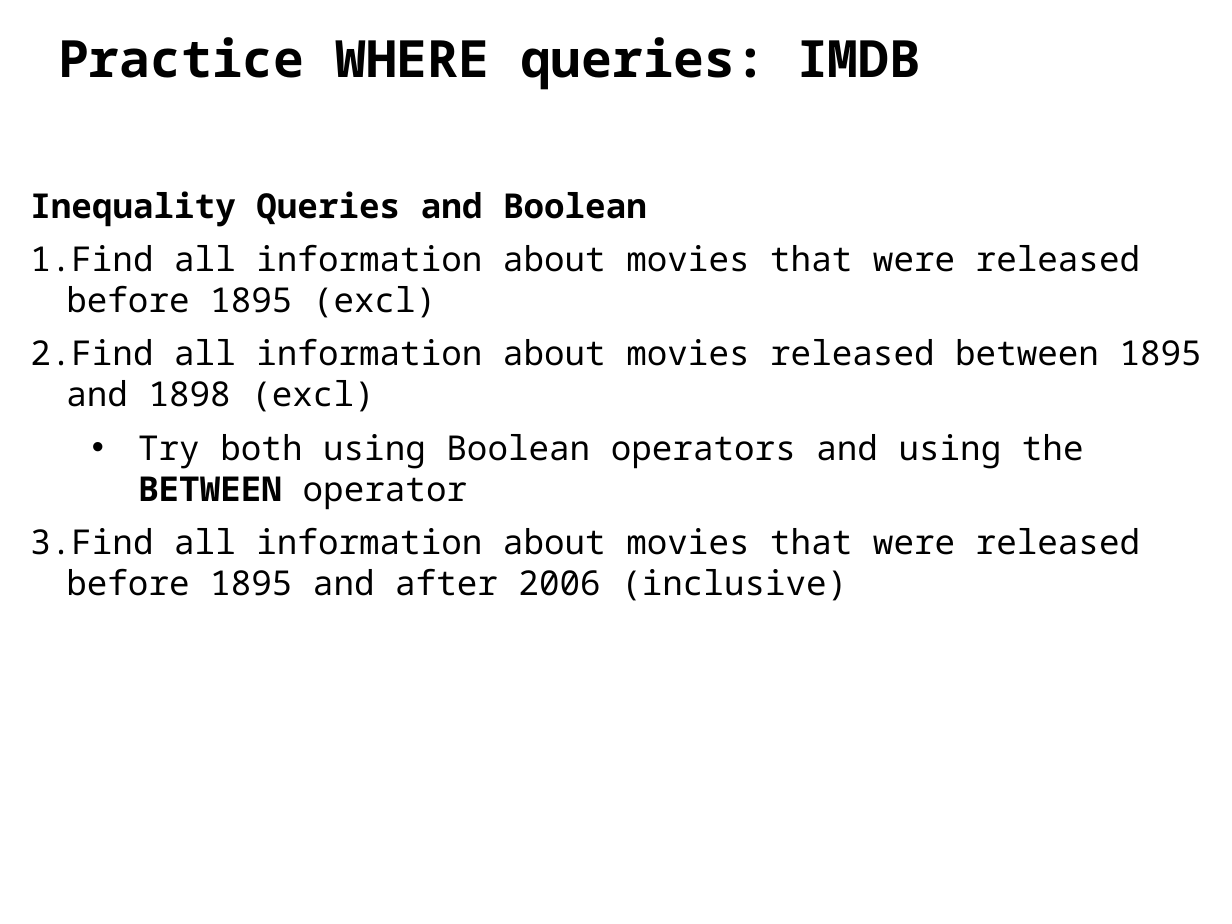
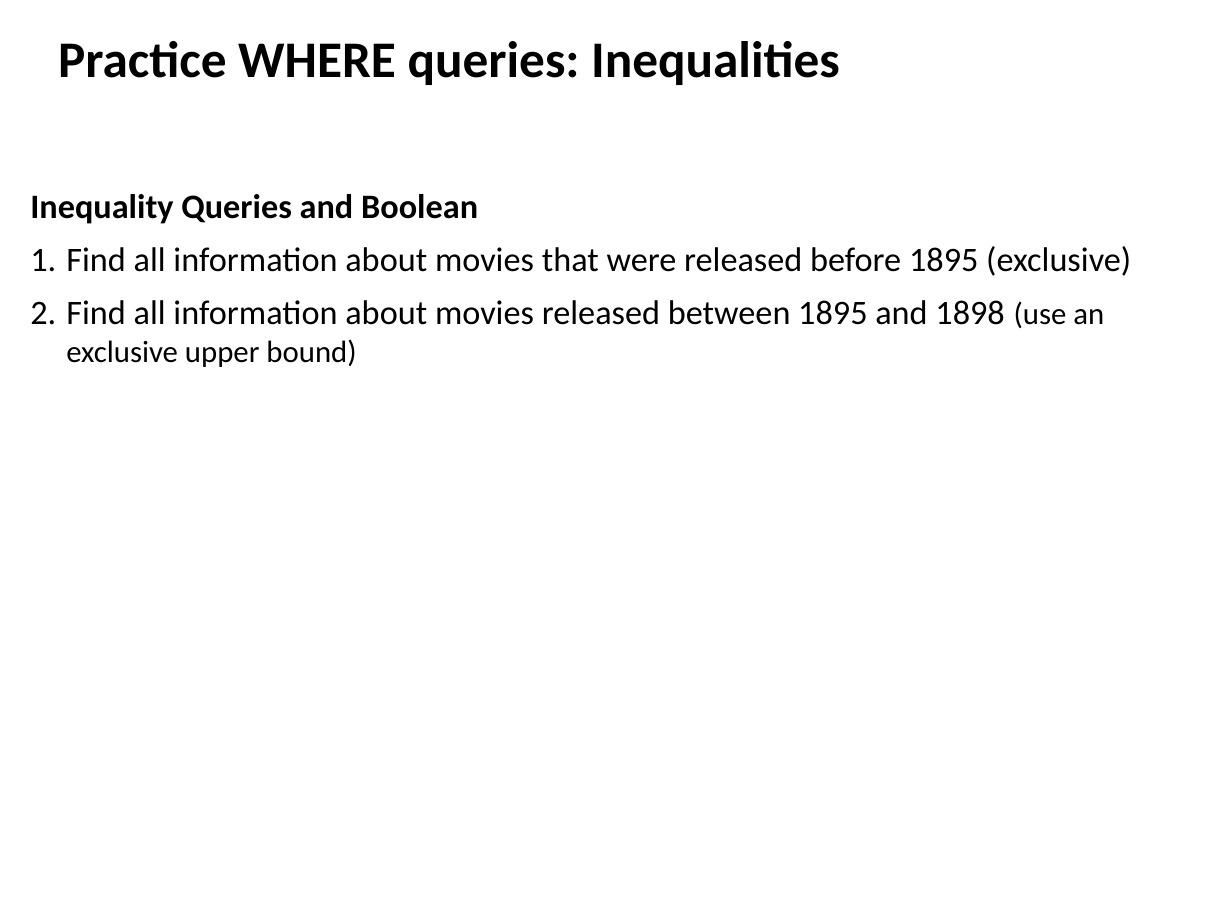
Before and after one commit to ipeirotis/introduction-to-databases, a slide deck: slide 7 of session3/B3-SQL_Filtering.pptx (slide 8 before the commit). Drawn at 1232x924 pixels with LibreOffice and Linux fonts; fonts in the diff are those of the drawing. Boxes give left, top, right and bottom in pixels: in the first picture for what was removed or moved away, otherwise in the second. Text is boxed around its words. In the diff, an @@ line names an element or a change of style, - is before the commit and + after.

```diff
--- a/session3/B3-SQL_Filtering.pptx
+++ b/session3/B3-SQL_Filtering.pptx
@@ text at (58,41,840,85): text changed; font Noto Sans Mono to Calibri @@
-Practice WHERE queries: IMDB
+Practice WHERE queries: Inequalities
@@ text at (30,194,478,224): font Noto Sans Mono to Calibri in "Inequality Queries and Boolean" @@
@@ text at (66,246,1131,367): text changed; font Noto Sans Mono to Calibri @@
-1. Find all information about movies that were released before 1895 (excl)
-2. Find all information about movies released between 1895 and 1898 (excl)
-  • Try both using Boolean operators and using the BETWEEN operator
-3. Find all information about movies that were released before 1895 and after 2006 (inclusive)
+1. Find all information about movies that were released before 1895 (exclusive)
+2. Find all information about movies released between 1895 and 1898 (use an exclusive upper bound)
```
Also in this commit, not shown: 21 other slides changed, 2 slides added, 3 slides removed.
